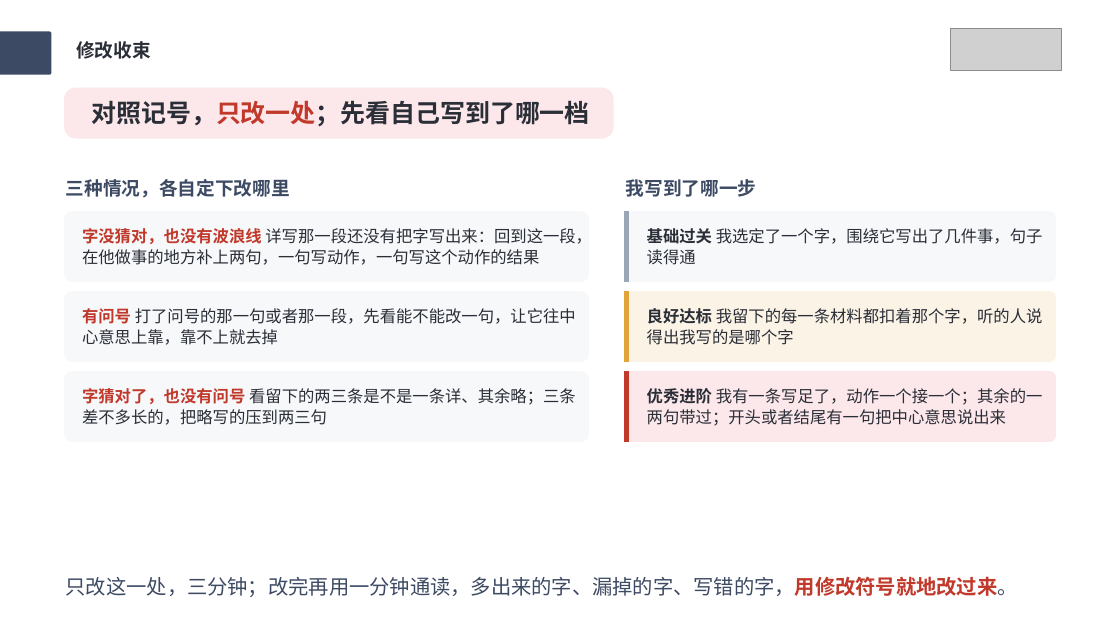
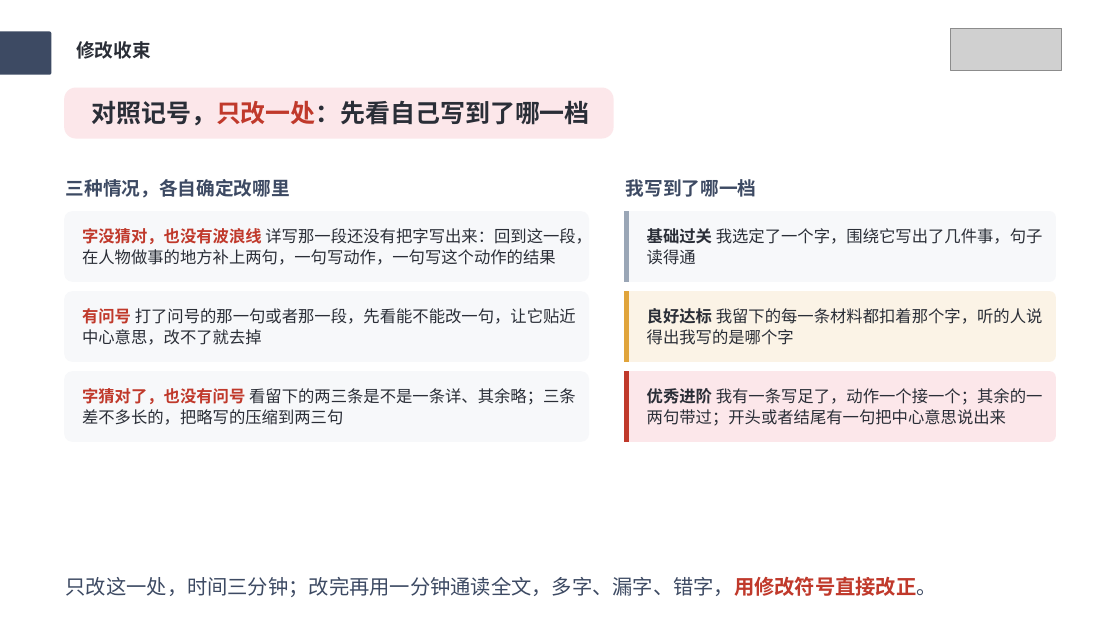
Before and after one commit to wuwenjia6498/laojohn-lesson-plan, a slide deck: slide 28 of 写作课件PPT输出/六上-第五单元-围绕中心意思写/六上-第五单元-围绕中心意思写-课件PPT.pptx (slide 27 before the commit). Drawn at 1120x630 pixels with LibreOffice and Linux fonts; fonts in the diff are those of the drawing; grey boxes stand for pictures. Boxes give left, top, right and bottom in pixels: in the first picture for what was removed or moved away, otherwise in the second. Text is boxed around its words. In the diff, an @@ line names an element or a change of style, - is before the commit and + after.

```diff
--- a/写作课件PPT输出/六上-第五单元-围绕中心意思写/六上-第五单元-围绕中心意思写-课件PPT.pptx
+++ b/写作课件PPT输出/六上-第五单元-围绕中心意思写/六上-第五单元-围绕中心意思写-课件PPT.pptx
@@ text at [91, 100, 589, 125]: text changed @@
-对照记号，只改一处；先看自己写到了哪一档
+对照记号，只改一处：先看自己写到了哪一档
@@ text at [66, 179, 290, 198]: text changed @@
-三种情况，各自定下改哪里
+三种情况，各自确定改哪里
@@ text at [626, 179, 757, 197]: text changed @@
-我写到了哪一步
+我写到了哪一档
@@ text at [82, 228, 592, 265]: text changed @@
-字没猜对，也没有波浪线 详写那一段还没有把字写出来：回到这一段，在他做事的地方补上两句，一句写动作，一句写这个动作的结果
+字没猜对，也没有波浪线 详写那一段还没有把字写出来：回到这一段，在人物做事的地方补上两句，一句写动作，一句写这个动作的结果
@@ text at [82, 308, 576, 345]: text changed @@
-有问号 打了问号的那一句或者那一段，先看能不能改一句，让它往中心意思上靠，靠不上就去掉
+有问号 打了问号的那一句或者那一段，先看能不能改一句，让它贴近中心意思，改不了就去掉
@@ text at [82, 388, 576, 425]: text changed @@
-字猜对了，也没有问号 看留下的两三条是不是一条详、其余略；三条差不多长的，把略写的压到两三句
+字猜对了，也没有问号 看留下的两三条是不是一条详、其余略；三条差不多长的，把略写的压缩到两三句
@@ text at [66, 576, 937, 597]: text changed @@
-只改这一处，三分钟；改完再用一分钟通读，多出来的字、漏掉的字、写错的字，用修改符号就地改过来。
+只改这一处，时间三分钟；改完再用一分钟通读全文，多字、漏字、错字，用修改符号直接改正。
```
Also in this commit, not shown: 22 other slides changed, 1 slide added, 1 slide removed, 25 other files.
